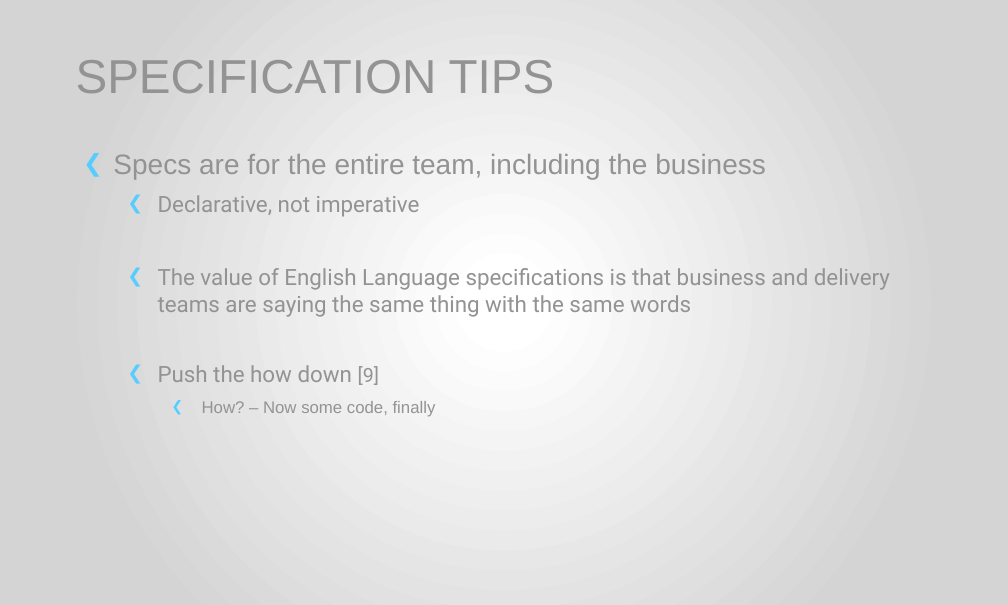
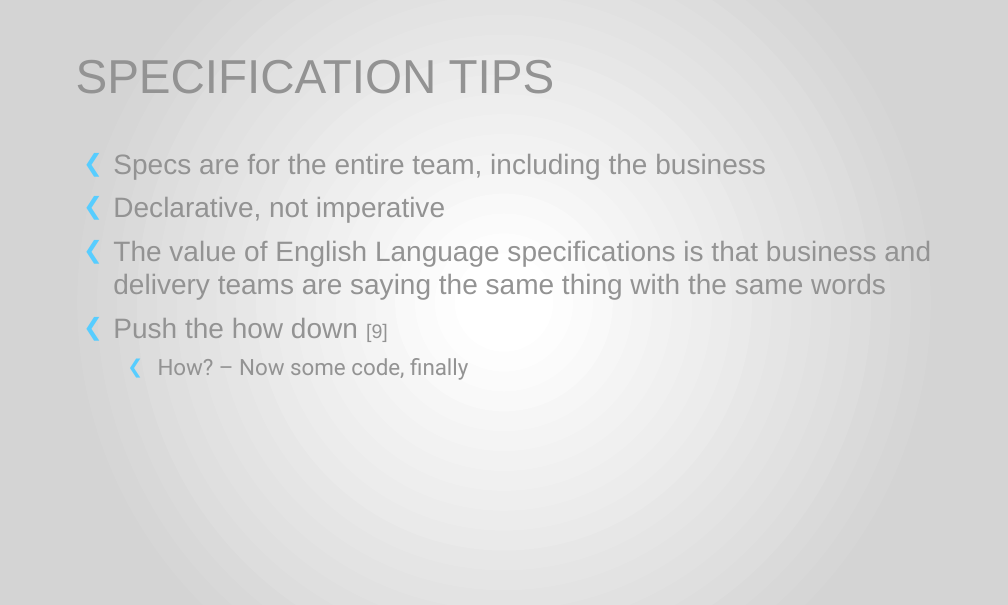
Before and after one commit to thinrichs/ExecutableSpecifications, a slide deck: slide 10 of BCC2015_BDD-ES.pptx (slide 9 before the commit). Drawn at 1008x605 pixels with LibreOffice and Linux fonts; fonts in the diff are those of the drawing; background and template pictures are left out. Boxes give left, top, right and bottom in pixels: in the first picture for what was removed or moved away, otherwise in the second. Text is boxed around its words. In the diff, an @@ line names an element or a change of style, - is before the commit and + after.

```diff
--- a/BCC2015_BDD-ES.pptx
+++ b/BCC2015_BDD-ES.pptx
@@ text at <box>113,197,931,380</box>: size 16 to 20 pt in "Declarative, not imperative", "The value of English Language specifications is ...", "Push the how down"; font Roboto to Arial in "Declarative, not imperative", "The value of English Language specifications is ...", "Push the how down [9]"; size 12 to 16 pt, font Arial to Roboto in "How? – Now some code, finally"; list level 2 to 1 in "Declarative, not imperative"; list level 2 to 1 in "The value of English Language ..."; list level 2 to 1 in "Push the how down [9]"; list level 3 to 2 in "How? – Now some code, ..." @@
```
Also in this commit, not shown: 3 other slides changed, 2 slides added, 1 slide removed, 8 other files.
